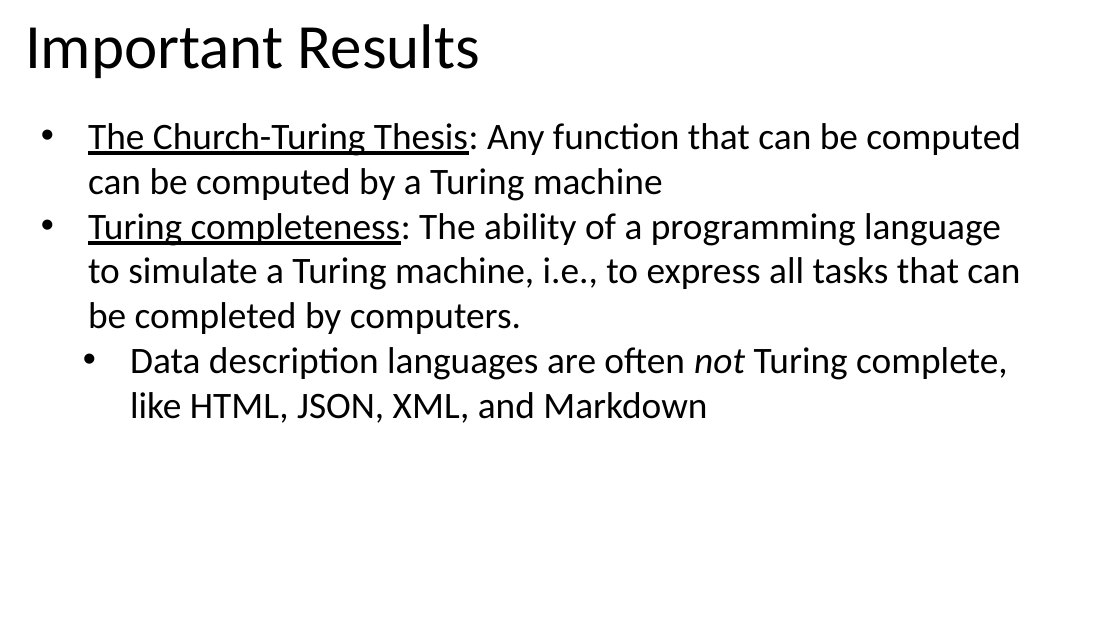
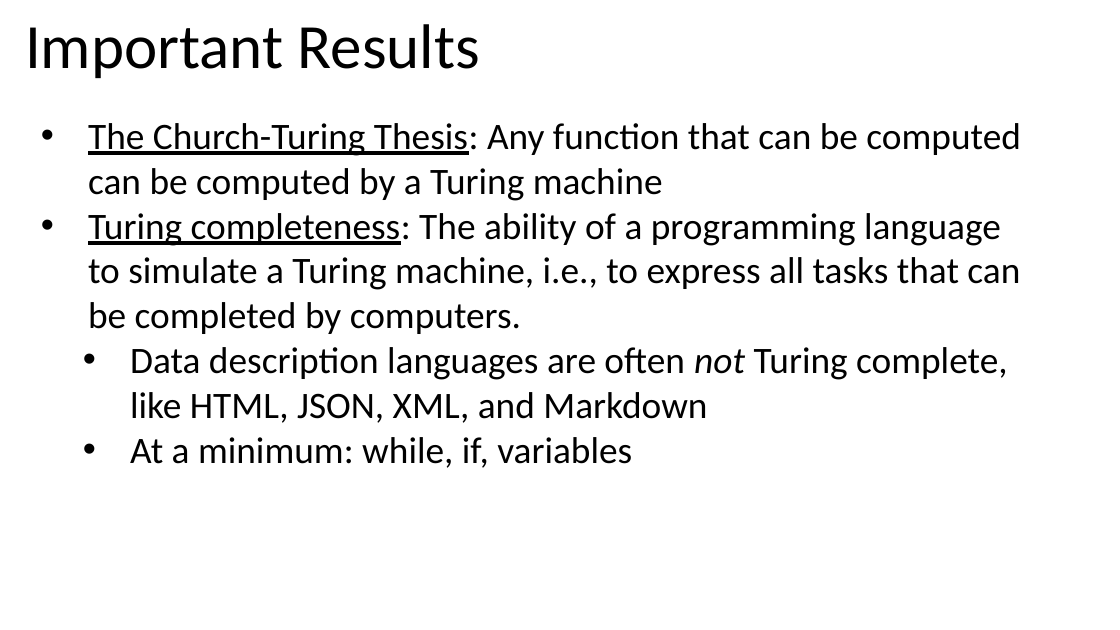
Before and after one commit to jbshep/jbshep.github.io, a slide deck: slide 53 of lectures/turing-machines.pptx. Drawn at 1120x630 pixels with LibreOffice and Linux fonts; fonts in the diff are those of the drawing. Boxes give left, top, right and bottom in pixels: in the first picture for what was removed or moved away, otherwise in the second. Text is boxed around its words. In the diff, an @@ line names an element or a change of style, - is before the commit and + after.

```diff
--- a/lectures/turing-machines.pptx
+++ b/lectures/turing-machines.pptx
@@ text at (x1=130, y1=437, x2=632, y2=468): paragraph added @@
+  • At a minimum: while, if, variables
```
Also in this commit, not shown: 5 other slides changed.
